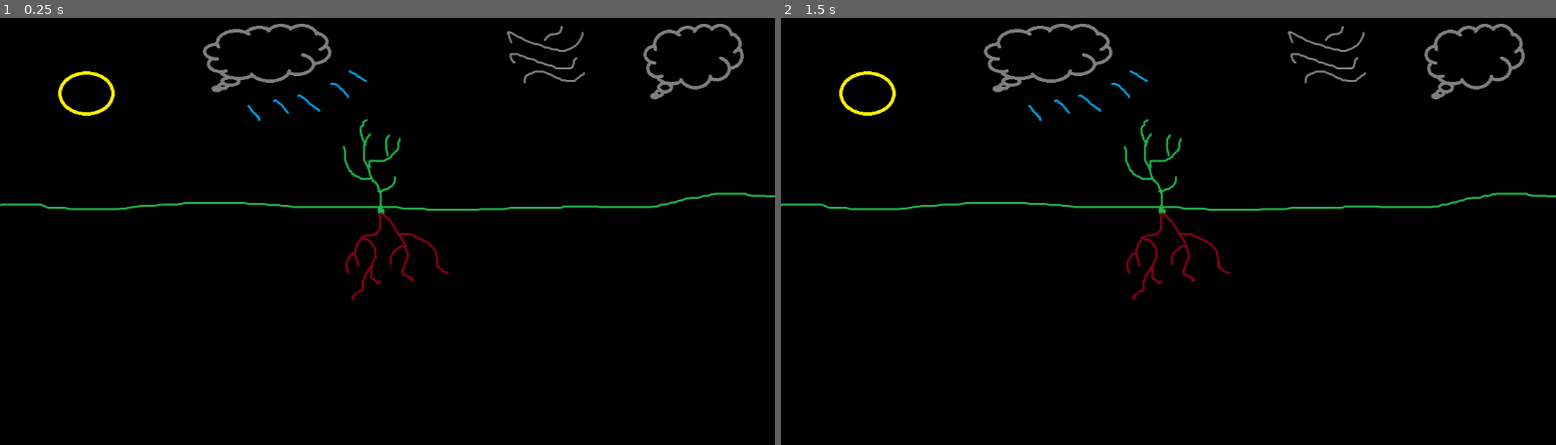
Above: before the commit, frames 1-2 (left to right).
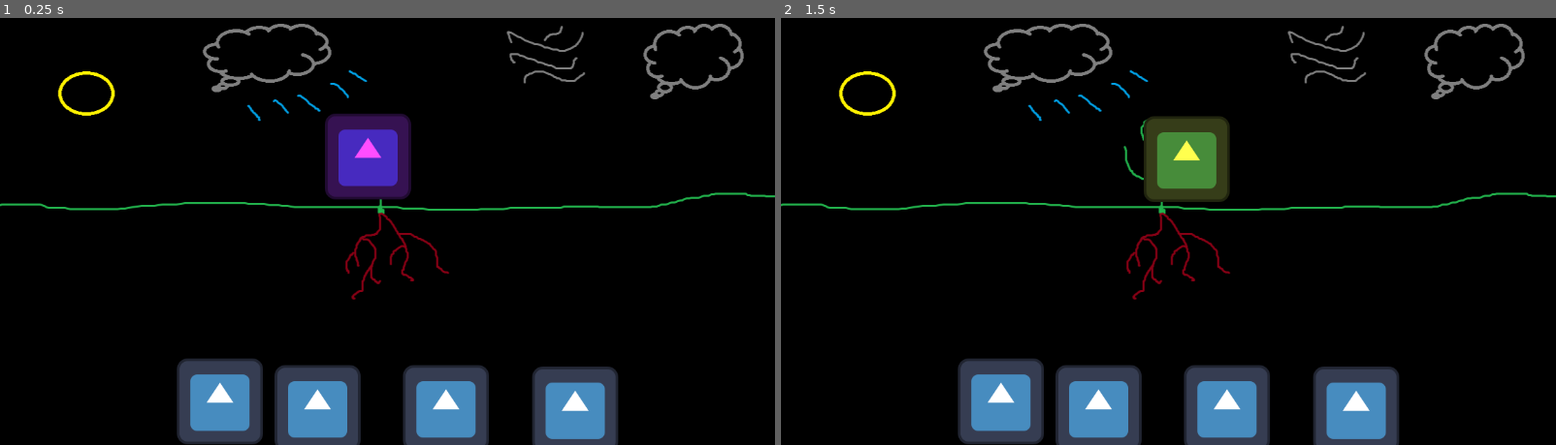
Above: after the commit, the same moments.

Repository: RadekGrzankowski/RatunkuJestemDrzewem
Game: Godot game, scene res://Scenes/Levels/my_level.tscn
Same seed, same stepped clock (60 frames per second), same inputs: the game is played once before the commit and once after it. Before the commit the project has no main scene; this scene is started directly in both runs. The engine's default icon, where the game draws it, is replaced by a stand-in: a white triangle on a blue panel in a dark square.
Inputs (mouse positions are in pixels of both pictures, inside the frame that each line leads up to):
- Up to frame 1 (0.25 s): no input
- Up to frame 2 (1.5 s): click (998, 402) at 0.52 s; click (998, 402) at 1.27 s

The runs differ from the first frame. In frame 1, 11% of the frame differs, in the area x 22-80%, y 22-100%; in frame 2, 10%.

Commit message:
zmiana listkow

Diff:
--- a/Scenes/Levels/my_level.tscn
+++ b/Scenes/Levels/my_level.tscn
@@ -1,9 +1,50 @@
-[gd_scene load_steps=2 format=3 uid="uid://bssvun7258ccp"]
+[gd_scene load_steps=5 format=3 uid="uid://bssvun7258ccp"]
 
 [ext_resource type="Texture2D" uid="uid://b8m1qqhivxwea" path="res://Assets/placeholder1.png" id="1_ga0ca"]
+[ext_resource type="Texture2D" uid="uid://b3u7o4pg7wx2w" path="res://Assets/icon.svg" id="2_x6d2e"]
+[ext_resource type="Script" path="res://UI/Button.gd" id="3_8x1bp"]
+
+[sub_resource type="CanvasItemMaterial" id="CanvasItemMaterial_sv68v"]
 
 [node name="MyLevel" type="Node2D"]
+
+[node name="Button" type="Button" parent="."]
+offset_left = 273.0
+offset_top = 535.0
+offset_right = 380.0
+offset_bottom = 639.0
+script = ExtResource("3_8x1bp")
 
 [node name="Placeholder1" type="Sprite2D" parent="."]
 position = Vector2(576, 325)
 texture = ExtResource("1_ga0ca")
+
+[node name="Icon2" type="Sprite2D" parent="."]
+position = Vector2(472, 593)
+texture = ExtResource("2_x6d2e")
+
+[node name="Icon3" type="Sprite2D" parent="."]
+position = Vector2(663, 593)
+texture = ExtResource("2_x6d2e")
+
+[node name="Icon4" type="Sprite2D" parent="."]
+position = Vector2(855, 595)
+texture = ExtResource("2_x6d2e")
+
+[node name="Icon" type="Sprite2D" parent="."]
+modulate = Color(1, 0.301961, 1, 1)
+material = SubResource("CanvasItemMaterial_sv68v")
+position = Vector2(547, 218)
+texture = ExtResource("2_x6d2e")
+
+[node name="Icon5" type="Sprite2D" parent="."]
+visible = false
+modulate = Color(1, 1, 0.305882, 1)
+position = Vector2(603, 222)
+texture = ExtResource("2_x6d2e")
+
+[node name="Icon6" type="Sprite2D" parent="."]
+position = Vector2(327, 583)
+texture = ExtResource("2_x6d2e")
+
+[connection signal="pressed" from="Button" to="Button" method="_on_pressed"]
--- /dev/null
+++ b/UI/Button.gd
@@ -0,0 +1,16 @@
+extends Button
+
+
+# Called when the node enters the scene tree for the first time.
+func _ready():
+	pass # Replace with function body.
+
+
+# Called every frame. 'delta' is the elapsed time since the previous frame.
+func _process(delta):
+	pass
+
+
+func _on_pressed():
+	$"../Icon".visible = false;
+	$"../Icon5".visible = true;
--- a/project.godot
+++ b/project.godot
@@ -11,5 +11,6 @@
 [application]
 
 config/name="IAMGROOT"
+run/main_scene="res://Scenes/Levels/my_level.tscn"
 config/features=PackedStringArray("4.2", "Forward Plus")
 config/icon="res://Assets/icon.svg"
